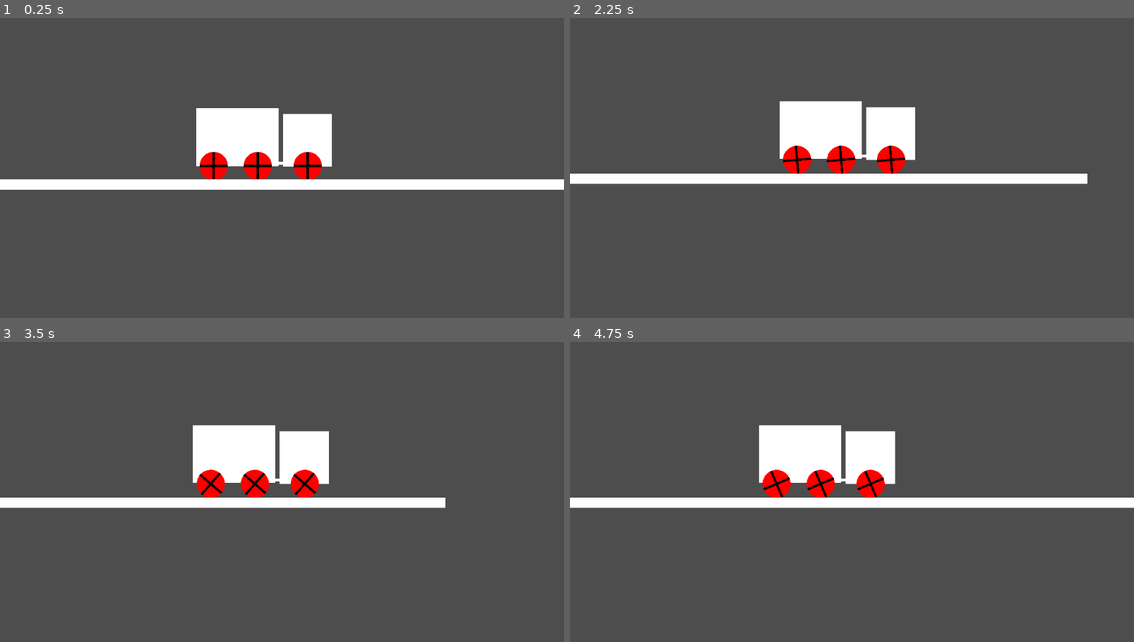
Above: before the commit, frames 1-4 (two rows, left to right).
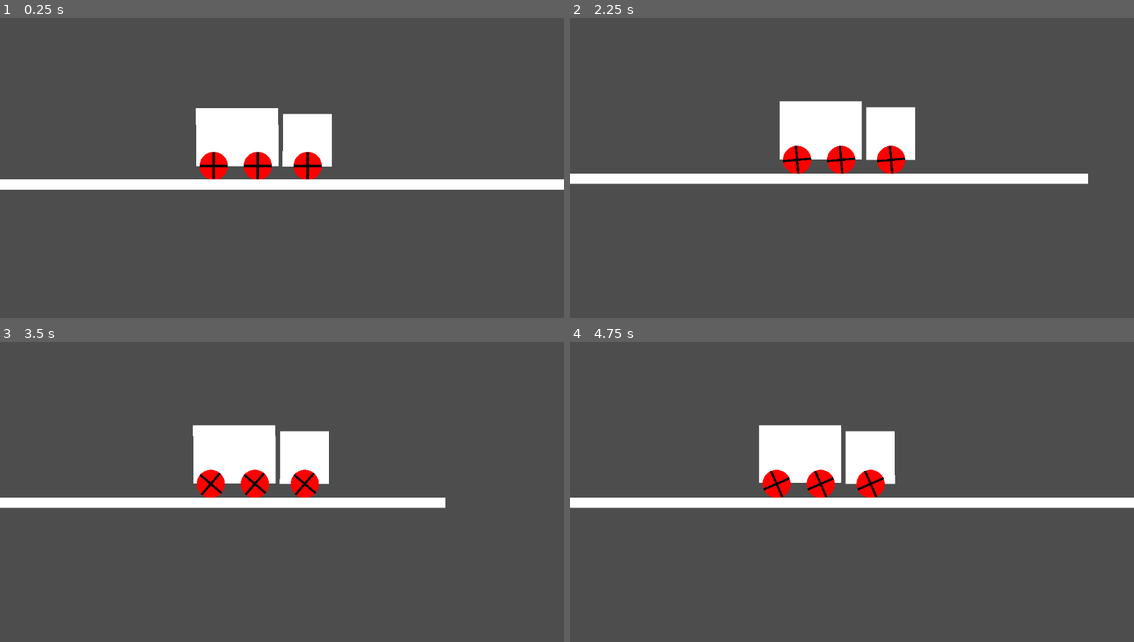
Above: after the commit, the same moments.

Repository: Addressmehari/truck-kun
Game: Godot game, scene res://main.tscn
Two runs of this game, one before a commit and one after it. Both use one fixed random seed, a clock stepped at 60 frames per second and the inputs below. The project has no main scene, so this scene is started directly.
Inputs:
- Up to frame 1 (0.25 s): no input
- Up to frame 2 (2.25 s): hold Right (ui_right) 0.53-2.03 s; hold Left (ui_left) from 2.03 s (still down)
- Up to frame 3 (3.5 s): keep holding Left (ui_left)
- Up to frame 4 (4.75 s): release Left (ui_left) at 4.28 s; hold Right (ui_right) from 4.28 s (still down)

The runs differ from the first frame. In frame 1, less than 0.1% of the frame differs, in the area x 34-57%, y 30-54%; in frame 2, less than 0.1%; in frame 3, 0.1%, in the area x 34-56%, y 29-51%; in frame 4, less than 0.1%.

Commit message:
head and body connected with link

Diff:
--- a/main.tscn
+++ b/main.tscn
@@ -1,10 +1,9 @@
 [gd_scene load_steps=5 format=3 uid="uid://bcg1yj1wjk1uu"]
 
 [ext_resource type="PackedScene" uid="uid://y4vbinwdj2t8" path="res://truck.tscn" id="1_truck"]
-[ext_resource type="Script" path="res://camera.gd" id="2_camera_gd"]
+[ext_resource type="Script" uid="uid://bt8r8k7o4sb33" path="res://camera.gd" id="2_camera_gd"]
 
 [sub_resource type="PhysicsMaterial" id="PhysicsMaterial_road"]
-friction = 1.0
 
 [sub_resource type="RectangleShape2D" id="RectangleShape2D_ig7tw"]
 size = Vector2(995, 14)
@@ -23,7 +22,7 @@
 offset_bottom = 56.0
 
 [node name="CollisionShape2D" type="CollisionShape2D" parent="Road"]
-position = Vector2(45.5, 49.0)
+position = Vector2(45.499878, 48.999996)
 shape = SubResource("RectangleShape2D_ig7tw")
 
 [node name="Camera2D" type="Camera2D" parent="."]
--- a/truck.gd
+++ b/truck.gd
@@ -5,6 +5,7 @@
 @export var max_angular_velocity := 45.0
 
 @onready var chassis: RigidBody2D = $chassis
+@onready var container_body: RigidBody2D = $container_body
 @onready var tyre_1: RigidBody2D = $"tyre-1"
 @onready var tyre_2: RigidBody2D = $"tyre-2"
 @onready var tyre_3: RigidBody2D = $"tyre-3"
@@ -19,18 +20,16 @@
 
 	if move_input != 0:
 		# Apply torque to wheels to move the truck.
-		# A positive torque spins wheels clockwise (moving right).
-		# A negative torque spins wheels counter-clockwise (moving left).
 		tyre_1.apply_torque(move_input * torque_power)
 		tyre_2.apply_torque(move_input * torque_power)
 		tyre_3.apply_torque(move_input * torque_power)
 
-		# Apply opposite torque to chassis to simulate rotational acceleration reaction.
-		# This also gives the player rotational control while in mid-air.
+		# Apply opposite torque to both cab and trailer parts of the body.
+		# This rotates them individually and feels very dynamic in mid-air.
 		chassis.apply_torque(-move_input * air_tilt_power)
+		container_body.apply_torque(-move_input * air_tilt_power * 1.5)
 
-	# Synchronize wheel speeds (simulating a locked differential)
-	# This prevents any individual wheel from spinning out of control when it loses contact
+	# Synchronize wheel speeds (locked differential)
 	var avg_vel = (tyre_1.angular_velocity + tyre_2.angular_velocity + tyre_3.angular_velocity) / 3.0
 	tyre_1.angular_velocity = avg_vel
 	tyre_2.angular_velocity = avg_vel
--- a/truck.tscn
+++ b/truck.tscn
@@ -1,33 +1,58 @@
-[gd_scene load_steps=3 format=3 uid="uid://y4vbinwdj2t8"]
+[gd_scene load_steps=5 format=3 uid="uid://y4vbinwdj2t8"]
 
 [ext_resource type="Script" uid="uid://cbfysr7tnjtrc" path="res://truck.gd" id="1_truck_gd"]
 [ext_resource type="PackedScene" uid="uid://bo6otg6erdwgb" path="res://tyre.tscn" id="2_tyre_scene"]
+
+[sub_resource type="RectangleShape2D" id="RectangleShape2D_cab"]
+size = Vector2(67, 69)
+
+[sub_resource type="RectangleShape2D" id="RectangleShape2D_container"]
+size = Vector2(112, 77)
 
 [node name="truck" type="Node2D"]
 script = ExtResource("1_truck_gd")
 
 [node name="chassis" type="RigidBody2D" parent="."]
-mass = 5.0
-
-[node name="container" type="ColorRect" parent="chassis"]
-offset_left = -117.0
-offset_top = -80.0
-offset_right = -5.0
-offset_bottom = -1.0
+mass = 2.0
 
 [node name="head" type="ColorRect" parent="chassis"]
 offset_left = 1.0
 offset_top = -72.0
 offset_right = 68.0
 
-[node name="rim" type="ColorRect" parent="chassis"]
-offset_left = -117.0
+[node name="rim_front" type="ColorRect" parent="chassis"]
+offset_left = 1.0
 offset_top = -7.0
 offset_right = 68.0
 offset_bottom = -3.0
 
-[node name="CollisionPolygon2D" type="CollisionPolygon2D" parent="chassis"]
-polygon = PackedVector2Array(68, -3, -117, -3, -117, -80, -5, -80, 1, -72, 68, -72)
+[node name="CollisionShape2D" type="CollisionShape2D" parent="chassis"]
+position = Vector2(34.5, -37.5)
+shape = SubResource("RectangleShape2D_cab")
+
+[node name="container_body" type="RigidBody2D" parent="."]
+mass = 3.0
+
+[node name="container" type="ColorRect" parent="container_body"]
+offset_left = -117.0
+offset_top = -80.0
+offset_right = -5.0
+offset_bottom = -1.0
+
+[node name="rim_back" type="ColorRect" parent="container_body"]
+offset_left = -117.0
+offset_top = -7.0
+offset_right = -5.0
+offset_bottom = -3.0
+
+[node name="CollisionShape2D" type="CollisionShape2D" parent="container_body"]
+position = Vector2(-61, -41.5)
+shape = SubResource("RectangleShape2D_container")
+
+[node name="CabinJoint" type="PinJoint2D" parent="."]
+position = Vector2(-2, -25)
+node_a = NodePath("../chassis")
+node_b = NodePath("../container_body")
 
 [node name="tyre-1" parent="." instance=ExtResource("2_tyre_scene")]
 position = Vector2(35, 0)
@@ -45,10 +70,10 @@
 
 [node name="PinJoint2D2" type="PinJoint2D" parent="."]
 position = Vector2(-33, 0)
-node_a = NodePath("../chassis")
+node_a = NodePath("../container_body")
 node_b = NodePath("../tyre-2")
 
 [node name="PinJoint2D3" type="PinJoint2D" parent="."]
 position = Vector2(-93, 0)
-node_a = NodePath("../chassis")
+node_a = NodePath("../container_body")
 node_b = NodePath("../tyre-3")
